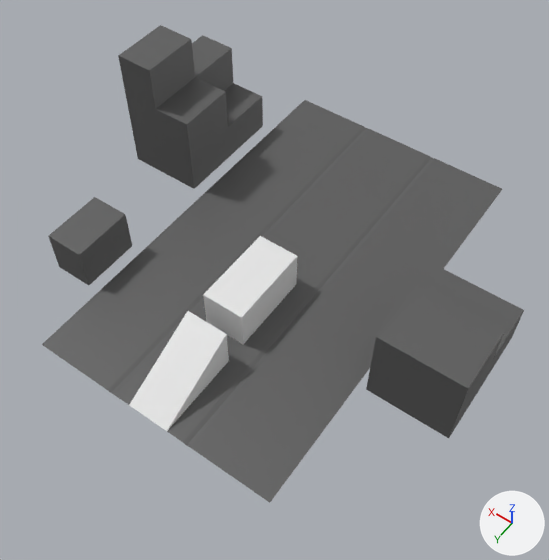
Before and after pictures for a commit that changed the FBX model Simple runner game/Assets/Meshes/Props.fbx.
One viewpoint serves both versions: a camera (50 mm lens) standing at (-12.5, 8.8, 27.3) and looking at (-1.1, -7.2, 2.3). Arrows for +X, +Y and +Z are at lower right; the lights stay in place. Where no turn or scale is listed for an object, it has been applied to the vertices.

The first picture shows 'Ladder', 'Platform', 'TestSegment'.
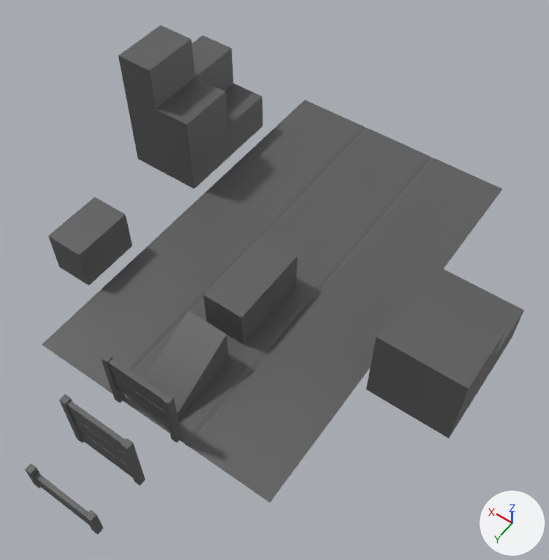
Commit message: Bend over added

Diff of the bpy script that builds the scene:
```diff
--- a/Simple runner game/Assets/Meshes/Props.fbx.py
+++ b/Simple runner game/Assets/Meshes/Props.fbx.py
@@ me_ladder @@
 me_ladder.from_pydata(...)  # 6 vertices, 4 faces; spans x -1.0..1.0, y -4.0..0.0, z 0.0..2.0
+me_ladder.materials.append(mat_base_material)  # dark grey #5c5c5c
@@ me_platform @@
 me_platform.from_pydata(...)  # 8 vertices, 5 faces; spans x -1.0..1.0, y -4.0..0.0, z 0.0..2.0
+me_platform.materials.append(mat_base_material)  # dark grey #5c5c5c
@@ me_wall_bendover @@
+me_wall_bendover.from_pydata(...)  # 32 vertices, 18 faces; spans x -1.65..1.65, y -0.15..0.15, z 0.0..3.13
+me_wall_bendover.materials.append(mat_base_material)  # dark grey #5c5c5c
@@ me_wall_jump @@
+me_wall_jump.from_pydata(...)  # 24 vertices, 14 faces; spans x -1.65..1.65, y -0.15..0.15, z 0.0..1.33
+me_wall_jump.materials.append(mat_base_material)  # dark grey #5c5c5c
@@ me_wall @@
+me_wall.from_pydata(...)  # 40 vertices, 22 faces; spans x -1.65..1.65, y -0.15..0.15, z 0.0..3.13
+me_wall.materials.append(mat_base_material)  # dark grey #5c5c5c
@@ ob_wall_bendover @@
+ob_wall_bendover = bpy.data.objects.new('Wall_bendOver', me_wall_bendover)
+ob_wall_bendover.location = (0.0, 0.0, 0.0)
@@ ob_wall_jump @@
+ob_wall_jump = bpy.data.objects.new('Wall_jump', me_wall_jump)
+ob_wall_jump.location = (0.0, 4.43, 0.0)
@@ ob_wall @@
+ob_wall = bpy.data.objects.new('Wall', me_wall)
+ob_wall.location = (0.0, 2.15, 0.0)
```

Location of each change, (x1, y1, x2, y2) in pixels of the pictures (549 x 560 px):
'Ladder', recoloured (white to grey): (129, 311, 229, 431) in both
'Platform', recoloured (white to grey): (203, 236, 297, 344) in both
'Wall', added: after (59, 394, 145, 485)
'Wall_bendOver', added: after (101, 353, 182, 443)
'Wall_jump', added: after (25, 463, 103, 534)
